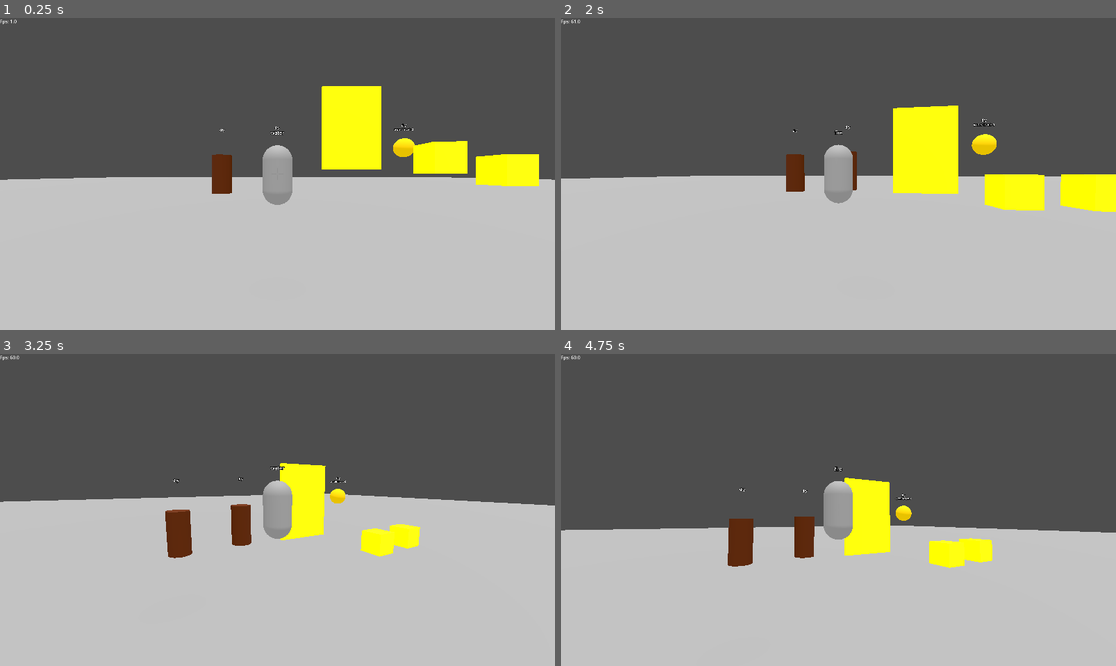
Above: before the commit, frames 1-4 (two rows, left to right).
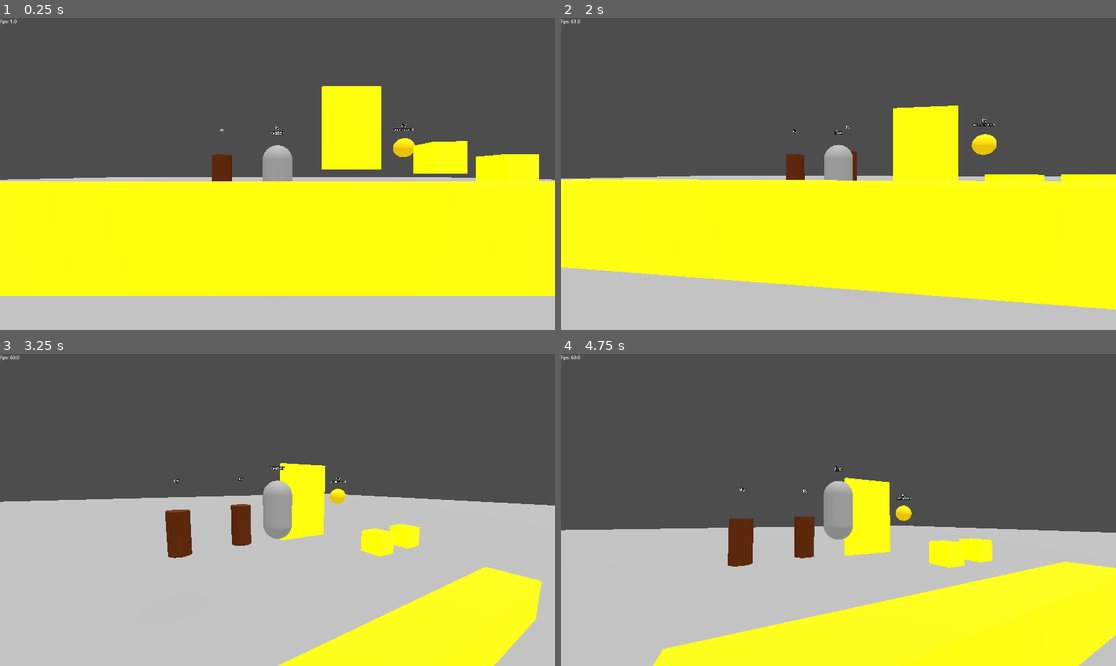
Above: after the commit, the same moments.

Repository: JZxAkuma/FIT2145-Game-Prototype-1
Game: Godot game, scene res://world.tscn
The game is run twice, just before and just after one commit, with the same random seed, the same clock (stepped at 60 frames per second) and the same inputs.
Inputs (mouse positions are in pixels of both pictures, inside the frame that each line leads up to):
- Up to frame 1 (0.25 s): no input
- Up to frame 2 (2 s): tap Enter (ui_accept) at 0.5, 0.77, 1.52 s; move the mouse to (866, 174) at 0.52 s; hold Right mouse button (aim) 0.53-1.28 s; hold Up (ui_up) from 0.53 s (still down); move the mouse to (810, 174) at 1.27 s; tap Mouse wheel down (scroll_down) at 1.35 s
- Up to frame 3 (3.25 s): keep holding Up (ui_up); move the mouse to (288, 503) at 2.02 s; tap Mouse wheel up (scroll_up) at 2.1 s; move the mouse to (271, 516) at 2.77 s; click (271, 516) at 2.85 s; tap Enter (ui_accept) at 3.02 s
- Up to frame 4 (4.75 s): keep holding Up (ui_up); move the mouse to (877, 513) at 3.52 s; hold Right mouse button (aim) 3.53-4.28 s; tap Enter (ui_accept) at 3.77, 4.52 s; move the mouse to (794, 506) at 4.27 s; tap Mouse wheel down (scroll_down) at 4.35 s

The runs differ from the first frame. In frame 1, 37% of the frame differs, in the area x 0-100%, y 52-90%; in frame 2, 33%; in frame 3, 8.2%; in frame 4, 17%.

Commit message:
Test commit
testoing

Diff:
--- a/world.tscn
+++ b/world.tscn
@@ -66,3 +66,6 @@
 
 [node name="kinematic door3" parent="." instance=ExtResource("5_036b0")]
 transform = Transform3D(1, 0, 0, 0, 1, 0, 0, 0, 1, 7.67451, 1.7073, 3.93045)
+
+[node name="kinematic door4" parent="." instance=ExtResource("5_036b0")]
+transform = Transform3D(7.76122, 0, 0, 0, 0.957803, 0, 0, 0, 0.957803, 0.34714, 0.751526, 8.54068)
